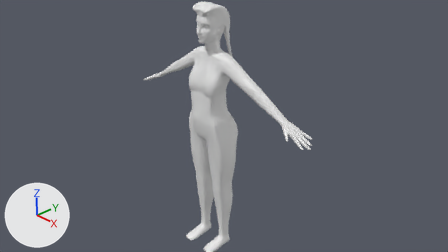
A saved change to the Blender file simple_topo/02f_rigified.blend.
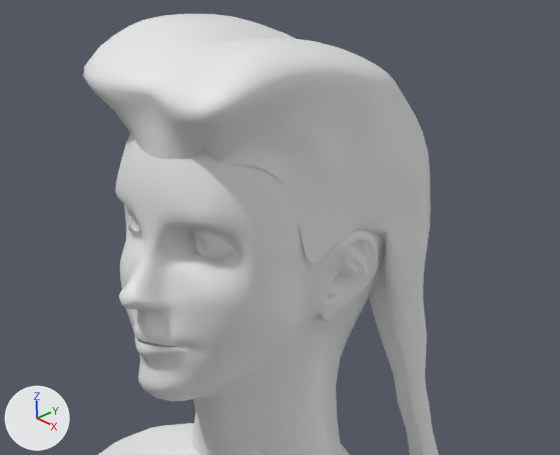
Each version is shown from the file's camera 'Camera', then close up on the part from 41% to 55% of the width and 0% to 20% of the height. Every picture has the same lights, and +X, +Y and +Z are marked at lower left. Both versions are drawn at the pose saved in each file; the numbers are the values there.

Names of what the first close-up shows: 'body', 'eyes', 'hair', 'head'.
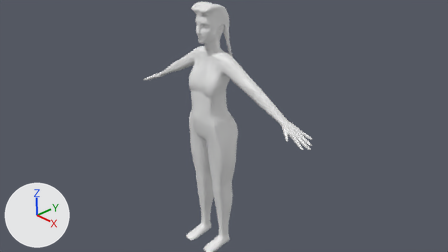
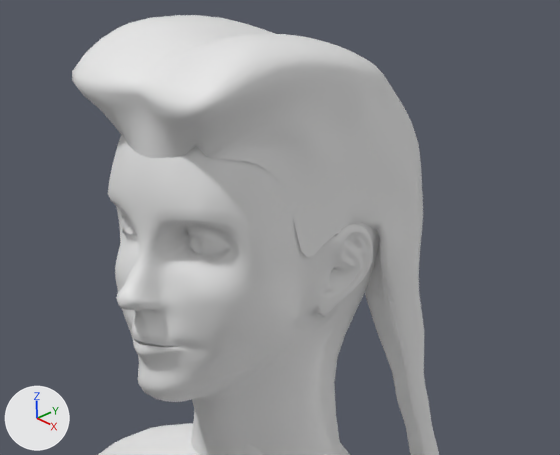
Location of each change, [x1, y1, x2, y2] in pixels of the close-ups (560 x 455 px):
'hair', posed
    before: [83, 14, 439, 455]
    after: [72, 15, 439, 455]
'head', posed
    before: [115, 133, 386, 455]
    after: [108, 135, 380, 455]
'eyes', posed
    before: [128, 213, 233, 262]
    after: [121, 216, 229, 256]

The edits, one by one:
Bone 'head' (bone_head) moves from (0.52, -0.01, -0.11) to (0.0, 0.0, 0.0).
Bone 'head' (bone_head) turns from (-1, -1, -2) to (0, 0, 0) degrees about its own x, y and z.
